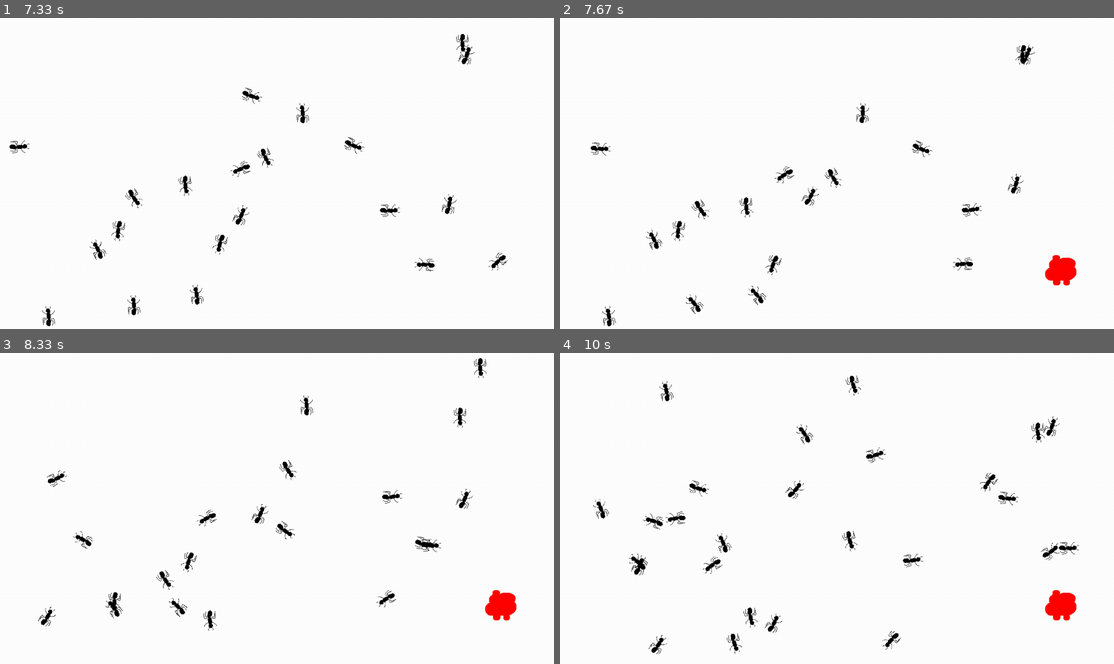
Above: before the commit, frames 1-4 (two rows, left to right).
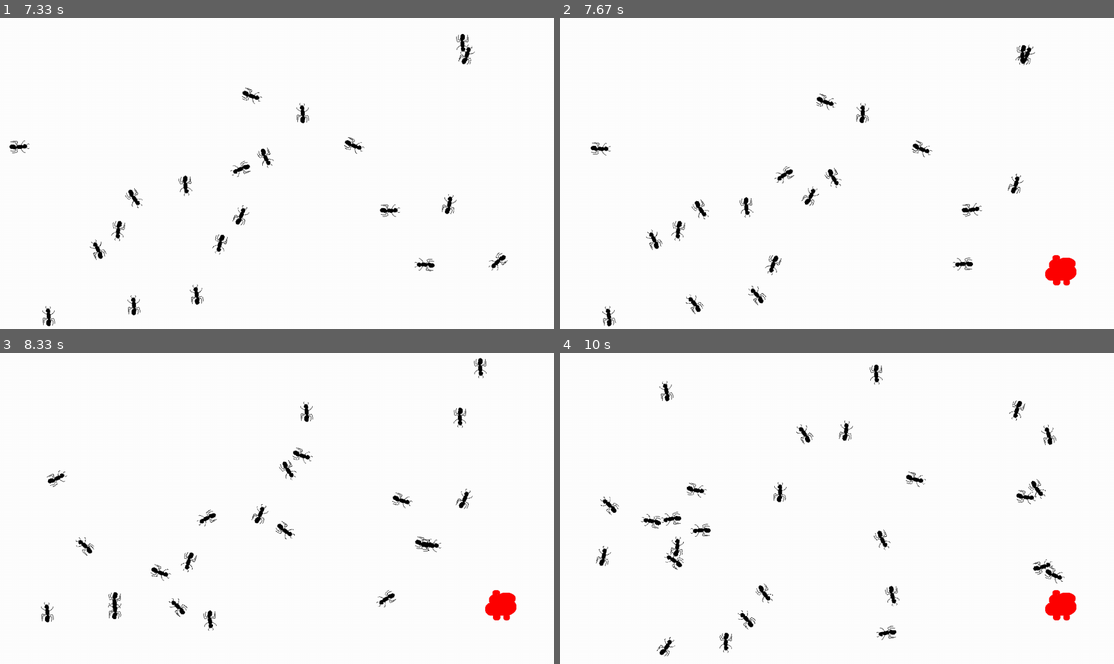
Above: after the commit, the same moments.

Repository: SL-prog/Pygame-Compilation
Game: pygame game, started from fourmiZ.py
The game is run twice, just before and just after one commit, with the same random seed, the same clock (stepped at 60 frames per second) and the same inputs.
Inputs (mouse positions are in pixels of both pictures, inside the frame that each line leads up to):
- Up to frame 1 (7.33 s): click (277, 173) at 0.38 s; click (332, 241) at 0.72 s; click (481, 282) at 1.05 s; click (144, 111) at 1.38 s; click (260, 120) at 1.72 s; click (188, 70) at 2.05 s; click (66, 105) at 2.38 s; click (105, 133) at 2.72 s; click (398, 95) at 3.05 s; click (116, 154) at 3.38 s; click (426, 207) at 3.72 s; click (188, 70) at 4.05 s; click (470, 170) at 4.38 s; click (376, 276) at 4.72 s; click (83, 282) at 5.05 s; click (138, 226) at 5.38 s; click (72, 117) at 5.72 s; click (216, 263) at 6.05 s; click (72, 269) at 6.38 s; click (99, 182) at 6.72 s; click (216, 217) at 7.05 s
- Up to frame 2 (7.67 s): right-click (1041, 263) at 7.38 s
- Up to frame 3 (8.33 s): click (376, 527) at 7.72 s; click (265, 443) at 8.05 s
- Up to frame 4 (10 s): click (753, 548) at 8.38 s; click (709, 492) at 8.72 s; click (681, 508) at 9.05 s; click (814, 455) at 9.38 s; click (659, 396) at 9.72 s

Frame 1 is identical in both runs. In frame 2, less than 0.1% of the frame differs, in the area x 46-94%, y 24-86%; in frame 3, 0.7%; in frame 4, 3.2%, in the area x 6-94%, y 3-98%.

Commit message:
Oups, piti bug

Diff:
--- a/fourmiZ.py
+++ b/fourmiZ.py
@@ -140,10 +140,10 @@
             for a in ants:
                 if x > a.x and x < a.x + 50 and y > a.y and y < a.y+50:
                     a.killed = True
+                    ants.pop(a.num)
                     deads.append(a)
                     for i in ants[a.num:]:
                         i.num -= 1
-                    ants.pop(a.num)
         elif event.type == MOUSEBUTTONDOWN and event.button == 1:
             (x, y) = pygame.mouse.get_pos()
             ants = ants + [Ant(x,y, fenetre.get_width(),fenetre.get_height(), len(ants))]
@@ -162,5 +162,6 @@
     pygame.time.Clock().tick(30)
 
 print(len(deads))
+print(len(ants))
 
 pygame.quit()
